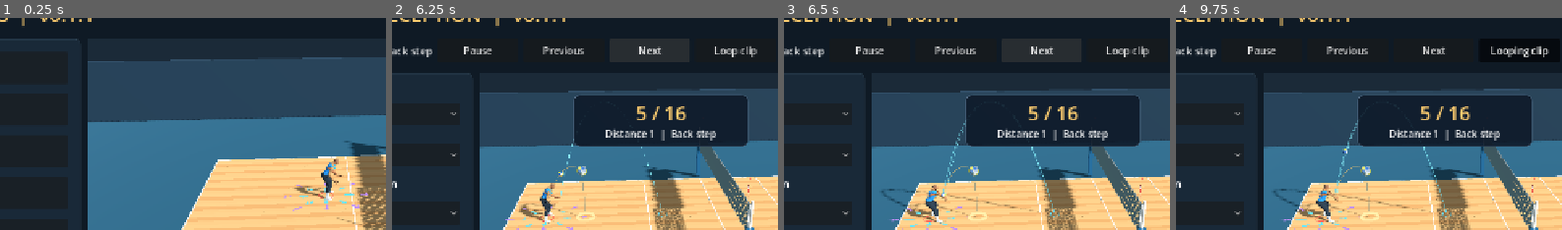
Above: before the commit, frames 1-4 (left to right).
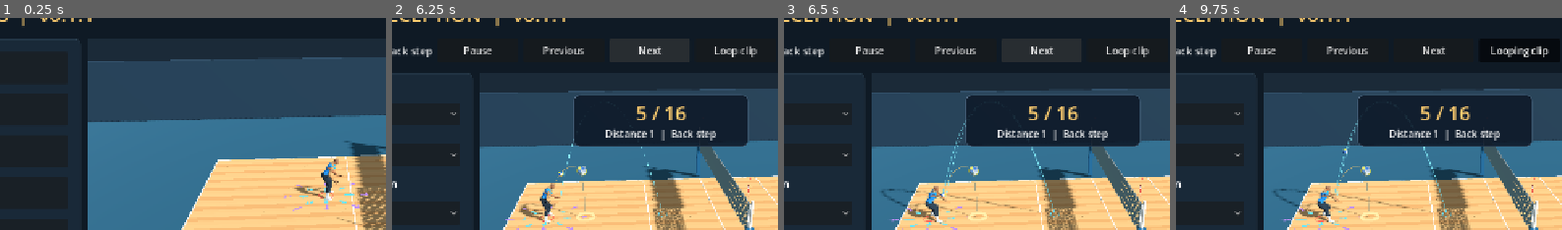
Above: after the commit, the same moments.

Repository: foreandr/volleyball
Game: Godot game, scene res://scenes/story_animations.tscn
The game is run twice, just before and just after one commit, with the same random seed, the same clock (stepped at 60 frames per second) and the same inputs. This scene is started directly instead of the project's main scene.
Inputs:
- Up to frame 1 (0.25 s): no input
- Up to frame 2 (6.25 s): click "Forearm reception" at 0.5 s; click "Play all" at 1.25 s; click "Stop" at 2 s; click "Play all" at 2.75 s; click "Next" at 3.5 s; click "Next" at 4.25 s; click "Next" at 5 s; click "Next" at 5.75 s
- Up to frame 3 (6.5 s): no input
- Up to frame 4 (9.75 s): click "Next" at 6.5 s; click "Next" at 7.25 s; click "Previous" at 8 s; click "Previous" at 8.75 s; click "Loop clip" at 9.5 s
The pictures show only the part of the screen within x 16-66%, y 5-55%; the shares and areas given below are measured in that part.

Frames 1-2 are identical in both runs. In frame 3, 0.4% of the frame differs, in the area x 30-67%, y 53-97%; in frame 4, 0.4%.

Commit message:
Mirror the short forward footwork on straight-back receives

Diff:
--- a/scripts/preview_player_control.gd
+++ b/scripts/preview_player_control.gd
@@ -26,6 +26,7 @@
 var reach_side_lunge := false
 var reach_forward_lunge := false
 var reach_back := false
+var reach_short_straight_back := false
 var reach_rear_diagonal := false
 var indicator: Label
 var save_clock := 0.0
@@ -291,6 +292,7 @@
 	reach_side_lunge = false
 	reach_forward_lunge = false
 	reach_back = false
+	reach_short_straight_back = false
 	reach_rear_diagonal = false
 	reach_tier = 1
 	reach_travel = Vector3.ZERO
@@ -334,6 +336,9 @@
 		var side_offset := offset.dot(court_forward.cross(Vector3.UP))
 		reach_back = forward_offset < -absf(side_offset)*0.65
 		reach_height = offset.y if tier == 2 or directional_cpu else 0.0
+		reach_short_straight_back = tier == 1 and reach_height < 0.20 and reach_back and -local.z > absf(local.x)*1.4
+		if directional_cpu:
+			reach_short_straight_back = tier == 1 and reach_height < 0.20 and animation_direction == 5
 		reach_side_lunge = tier == 2 and absf(local.x) > absf(local.z)*1.4
 		reach_forward_lunge = local.z > absf(local.x)*1.4
 		if directional_cpu and tier == 2 and animation_direction in [2,3,7,8]:
@@ -443,8 +448,8 @@
 		pose[pelvis].origin -= author.world_pose(pose,parent).basis.inverse()*Vector3.UP*drop
 	if (reach_forward_lunge and reach_tier == 1 and not high) or short_lunge:
 		var parent := rig.get_bone_parent(pelvis)
-		pose[pelvis].origin -= author.world_pose(pose,parent).basis.inverse()*Vector3.UP*(0.075 if short_lunge else 0.11)*weight
-		author.rotate_world(pose,"spine_02",Vector3.RIGHT,(0.04 if short_lunge else 0.12)*weight)
+		pose[pelvis].origin -= author.world_pose(pose,parent).basis.inverse()*Vector3.UP*(0.075 if short_lunge and not reach_short_straight_back else 0.11)*weight
+		author.rotate_world(pose,"spine_02",Vector3.RIGHT,(0.04 if short_lunge and not reach_short_straight_back else 0.12)*weight)
 	var leg_pose := pose.duplicate()
 	leg_pose[pelvis] = hips
 	for side in ["l","r"]:
@@ -454,12 +459,13 @@
 		if side == reach_lead:
 			var extension := 0.98 if reach_side_lunge or reach_forward_lunge else (1.18 if deep else 1.32)
 			if reach_back and reach_tier == 2: extension = 0.84
-			if short_lunge: extension = 1.08
+			if short_lunge: extension = 0.98 if reach_short_straight_back else 1.08
 			target += step/scale_*weight*extension+Vector3.UP*sin(PI*reach_progress)*0.08
 			if reach_side_lunge: target.z += 0.28*weight
 			if reach_rear_diagonal: target.z += 0.08*weight
 			if short_lunge and side_receive: target.z += 0.09*weight
 			if reach_forward_lunge: target.z += (0.12 if reach_tier == 2 else 0.07)*weight
+			if reach_short_straight_back: target.z -= 0.07*weight
 		elif reach_back and reach_tier == 2:
 			# Slide the trailing shoe along the court once the planted ankle is out of reach.
 			var hip: Vector3 = author.point(pose,"thigh_"+side)
@@ -472,7 +478,7 @@
 			target.x = hip.x+ground_offset.x
 			target.z = hip.z+ground_offset.z
 		var pole: Vector3 = author.point(leg_pose,"calf_"+side)-author.point(leg_pose,"thigh_"+side)
-		if (reach_side_lunge or reach_rear_diagonal or short_lunge) and side == reach_lead:
+		if (reach_side_lunge or reach_rear_diagonal or (short_lunge and not reach_short_straight_back)) and side == reach_lead:
 			# Load the knee over the lead foot as the other leg extends.
 			var hip: Vector3 = author.point(pose,"thigh_"+side)
 			var knee_over_foot := target+Vector3(shoulder_side*0.08,0.28,0.32)-hip
